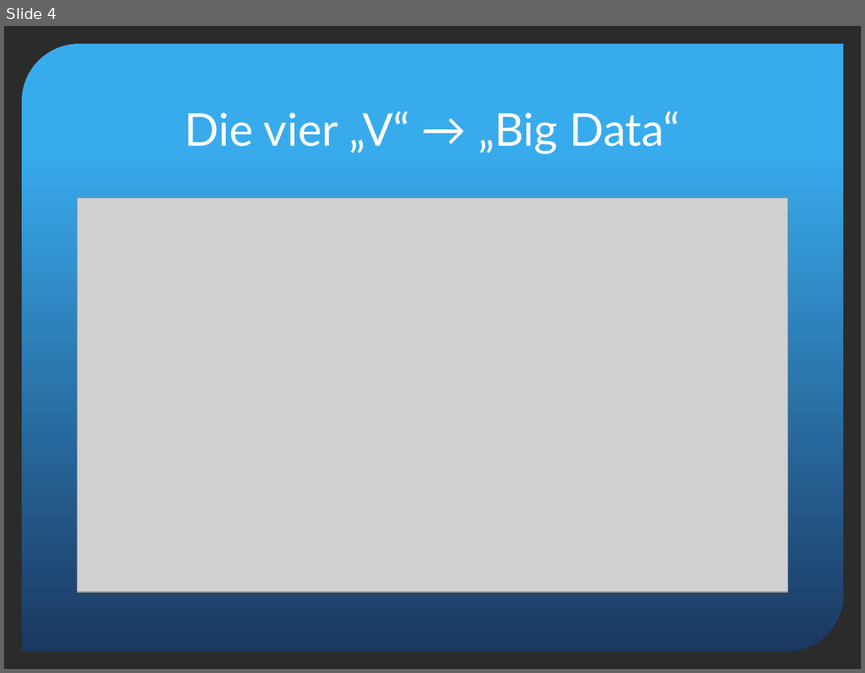
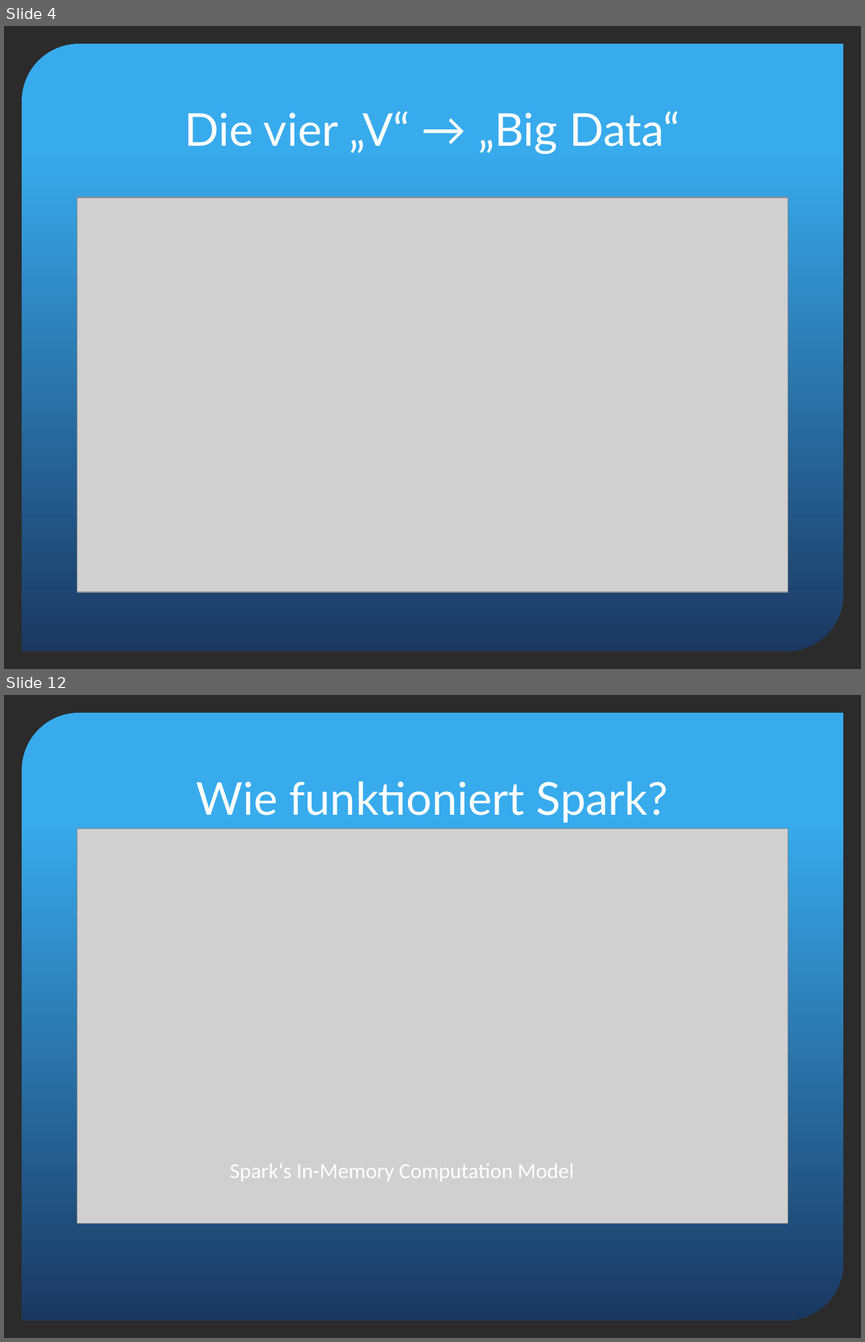
Before and after one commit to segnor/masterthesis, a slide deck: apache_spark/poster/Spark_Presentation.pptx. Shown one above the other, each under a label of ours: slide 4 before the commit, slides 4 and 12 after it; the slides between them are not shown. The pictures are 865x673 and 865x1342 pixels, drawn with LibreOffice and Linux fonts; fonts in the diff are those of the drawing; grey boxes stand for pictures; background and template pictures are left out; a plain dark background stands for a picture behind light text. Boxes give left, top, right and bottom in pixels: in the first picture for what was removed or moved away, otherwise in the second. Text is boxed around its words. In the diff, an @@ line names an element or a change of style, - is before the commit and + after.

```diff
--- a/apache_spark/poster/Spark_Presentation.pptx
+++ b/apache_spark/poster/Spark_Presentation.pptx
@@ slide 12 added at box(4, 695, 861, 1338), background picture (left out); not listed: 1 template element that a slide beside it also shows @@
@@ title added at box(196, 781, 668, 823), 38 pt, text #FFFFFF @@
+Wie funktioniert Spark?
@@ picture added at box(77, 829, 787, 1223) @@
@@ text added at box(230, 1163, 574, 1181), 18 pt, text #FFFFFF @@
+Spark‘s In-Memory Computation Model
```
Also in this commit, not shown: 1 slide changed, 13 other slides added, 4 other files.
